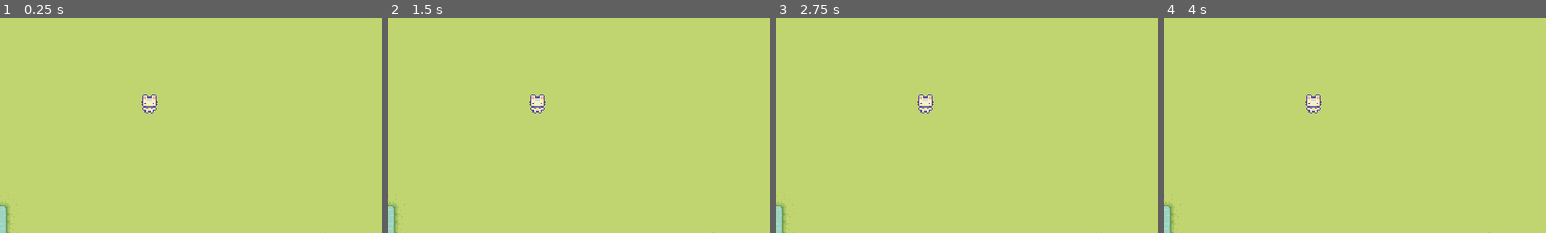
Above: before the commit, frames 1-4 (left to right).
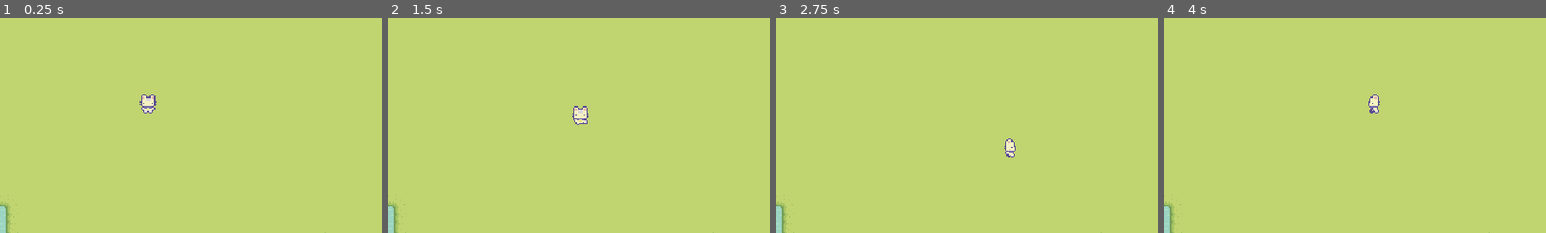
Above: after the commit, the same moments.

Repository: rtfeng101/croptails
Game: Godot game, scene res://scenes/test/test_scene_player.tscn
Same seed, same stepped clock (60 frames per second), same inputs: the game is played once before the commit and once after it. The project has no main scene, so this scene is started directly.
Inputs (mouse positions are % of the whole screen's width and height, from its top left):
- Up to frame 1 (0.25 s): no input
- Up to frame 2 (1.5 s): move the mouse to (72, 45) at 0.52 s; hold D (walk_right) 0.53-1.28 s; click (72, 45) at 0.6 s; move the mouse to (30, 55) at 1.27 s; hold S (walk_down) from 1.28 s (still down); click (30, 55) at 1.35 s
- Up to frame 3 (2.75 s): tap Enter at 2 s; move the mouse to (60, 28) at 2.02 s; release S (walk_down) at 2.03 s; hold D (walk_right) from 2.03 s (still down); click (60, 28) at 2.1 s
- Up to frame 4 (4 s): move the mouse to (45, 70) at 2.77 s; release D (walk_right) at 2.78 s; hold W (walk_up) 2.78-3.53 s; click (45, 70) at 2.85 s; move the mouse to (80, 65) at 3.52 s; hold A (walk_left) from 3.53 s (still down); click (80, 65) at 3.6 s
The pictures show only the part of the screen within x 14-64%, y 27-77%; the shares and areas given below are measured in that part.

The runs differ from the first frame. In frame 1, 0.2% of the frame differs, in the area x 36-42%, y 35-45%; in frame 2, 0.6%, in the area x 37-53%, y 35-50%; in frame 3, 0.5%; in frame 4, 0.5%.

Commit message:
added state machine and states for idle, walk, chopping, tilling, watering

Diff:
--- a/project.godot
+++ b/project.godot
@@ -54,6 +54,11 @@
 , Object(InputEventKey,"resource_local_to_scene":false,"resource_name":"","device":-1,"window_id":0,"alt_pressed":false …(186 unchanged characters)…
 ]
 }
+hit={
+"deadzone": 0.2,
+"events": [Object(InputEventMouseButton,"resource_local_to_scene":false,"resource_name":"","device":-1,"window_id":0,"alt_pressed":false,"shift_pressed":false,"ctrl_pressed":false,"meta_pressed":false,"button_mask":1,"position":Vector2(107, 23),"global_position":Vector2(116, 71),"factor":1.0,"button_index":1,"canceled":false,"pressed":true,"double_click":false,"script":null)
+]
+}
 
 [rendering]
 
--- /dev/null
+++ b/scenes/characters/player/chopping_state.gd
@@ -0,0 +1,34 @@
+extends NodeState
+
+@export var player: Player
+@export var animated_sprite_2d : AnimatedSprite2D
+
+func _on_process(_delta : float) -> void:
+	pass
+
+
+func _on_physics_process(_delta : float) -> void:
+	pass
+
+
+func _on_next_transitions() -> void:
+	# idle right after chopping
+	if animated_sprite_2d.is_playing() == false:
+		transition.emit("Idle")
+
+
+func _on_enter() -> void:
+	if player.player_direction == Vector2.UP:
+		animated_sprite_2d.play("chopping_back")
+	elif player.player_direction == Vector2.RIGHT:
+		animated_sprite_2d.play("chopping_right")
+	elif player.player_direction == Vector2.DOWN:
+		animated_sprite_2d.play("chopping_front")
+	elif player.player_direction == Vector2.LEFT:
+		animated_sprite_2d.play("chopping_left")
+	else:
+		animated_sprite_2d.play("chopping_front")
+
+
+func _on_exit() -> void:
+	animated_sprite_2d.stop()
--- /dev/null
+++ b/scenes/characters/player/idle_state.gd
@@ -0,0 +1,51 @@
+extends NodeState
+
+@export var player: Player
+@export var animated_sprite_2d: AnimatedSprite2D
+
+func _on_process(_delta : float) -> void:
+	pass
+
+
+func _on_physics_process(_delta : float) -> void:
+	# idle animation based on direction
+	if player.player_direction == Vector2.UP:
+		animated_sprite_2d.play("idle_back")
+	elif player.player_direction == Vector2.RIGHT:
+		animated_sprite_2d.play("idle_right")
+	elif player.player_direction == Vector2.DOWN:
+		animated_sprite_2d.play("idle_front")
+	elif player.player_direction == Vector2.LEFT:
+		animated_sprite_2d.play("idle_left")
+	else:
+		animated_sprite_2d.play("idle_front")
+
+# transition out of idle
+func _on_next_transitions() -> void:
+	# updates the shared input state
+	GameInputEvents.movement_input()
+
+	# to walk
+	if GameInputEvents.is_movement_input():
+		transition.emit("Walk")
+
+	# axe
+	if player.current_tool == DataTypes.Tools.AxeWood && GameInputEvents.use_tool():
+		transition.emit("Chopping")
+
+	# till
+	if player.current_tool == DataTypes.Tools.TillGround && GameInputEvents.use_tool():
+		transition.emit("Tilling")
+
+	# watering
+	if player.current_tool == DataTypes.Tools.WaterCrops && GameInputEvents.use_tool():
+		transition.emit("Watering")
+
+
+func _on_enter() -> void:
+	pass
+
+
+func _on_exit() -> void:
+	# stop idle animation (next state will handle own animations)
+	animated_sprite_2d.stop()
--- /dev/null
+++ b/scenes/characters/player/player.gd
@@ -0,0 +1,7 @@
+# requires class name for player to have more functionality than CharacterBody2D
+class_name Player
+extends CharacterBody2D
+
+@export var current_tool: DataTypes.Tools = DataTypes.Tools.None
+
+var player_direction: Vector2
--- a/scenes/characters/player/player.tscn
+++ b/scenes/characters/player/player.tscn
@@ -1,7 +1,14 @@
-[gd_scene load_steps=45 format=3 uid="uid://dmng0y6272h6c"]
-
+[gd_scene load_steps=52 format=3 uid="uid://dmng0y6272h6c"]
+
+[ext_resource type="Script" uid="uid://dss4ooq08rm3f" path="res://scenes/characters/player/player.gd" id="1_6avc5"]
 [ext_resource type="Texture2D" uid="uid://vtj5bkvy8mqy" path="res://assets/game/characters/basic_character_actions.png" id="1_t61fv"]
 [ext_resource type="Texture2D" uid="uid://o7vdorv50gkp" path="res://assets/game/characters/basic_character_spritesheet.png" id="2_686vu"]
+[ext_resource type="Script" uid="uid://ts6w1rrej2q3" path="res://scripts/state_machine/node_state_machine.gd" id="3_hss88"]
+[ext_resource type="Script" uid="uid://b8gcx3ja8sh4n" path="res://scenes/characters/player/idle_state.gd" id="4_qd3e3"]
+[ext_resource type="Script" uid="uid://dbfm1no6crbvg" path="res://scenes/characters/player/walk_state.gd" id="5_qd3e3"]
+[ext_resource type="Script" uid="uid://cgpyjtdqcemtg" path="res://scenes/characters/player/chopping_state.gd" id="7_mk55u"]
+[ext_resource type="Script" uid="uid://bsoilleh2cgnc" path="res://scenes/characters/player/tilling_state.gd" id="8_xuses"]
+[ext_resource type="Script" uid="uid://t5ormpmrmxhm" path="res://scenes/characters/player/watering_state.gd" id="9_42irl"]
 
 [sub_resource type="AtlasTexture" id="AtlasTexture_hss88"]
 atlas = ExtResource("1_t61fv")
@@ -172,7 +179,7 @@
 "duration": 1.0,
 "texture": SubResource("AtlasTexture_qd3e3")
 }],
-"loop": true,
+"loop": false,
 "name": &"chopping_back",
 "speed": 3.0
 }, {
@@ -183,7 +190,7 @@
 "duration": 1.0,
 "texture": SubResource("AtlasTexture_mk55u")
 }],
-"loop": true,
+"loop": false,
 "name": &"chopping_front",
 "speed": 3.0
 }, {
@@ -194,7 +201,7 @@
 "duration": 1.0,
 "texture": SubResource("AtlasTexture_42irl")
 }],
-"loop": true,
+"loop": false,
 "name": &"chopping_left",
 "speed": 3.0
 }, {
@@ -205,7 +212,7 @@
 "duration": 1.0,
 "texture": SubResource("AtlasTexture_djydg")
 }],
-"loop": true,
+"loop": false,
 "name": &"chopping_right",
 "speed": 3.0
 }, {
@@ -260,7 +267,7 @@
 "duration": 1.0,
 "texture": SubResource("AtlasTexture_tebod")
 }],
-"loop": true,
+"loop": false,
 "name": &"tilling_back",
 "speed": 3.0
 }, {
@@ -271,7 +278,7 @@
 "duration": 1.0,
 "texture": SubResource("AtlasTexture_3hnlq")
 }],
-"loop": true,
+"loop": false,
 "name": &"tilling_front",
 "speed": 3.0
 }, {
@@ -282,7 +289,7 @@
 "duration": 1.0,
 "texture": SubResource("AtlasTexture_u6wme")
 }],
-"loop": true,
+"loop": false,
 "name": &"tilling_left",
 "speed": 3.0
 }, {
@@ -293,7 +300,7 @@
 "duration": 1.0,
 "texture": SubResource("AtlasTexture_2v4cy")
 }],
-"loop": true,
+"loop": false,
 "name": &"tilling_right",
 "speed": 3.0
 }, {
@@ -348,7 +355,7 @@
 "duration": 1.0,
 "texture": SubResource("AtlasTexture_b4gk5")
 }],
-"loop": true,
+"loop": false,
 "name": &"watering_back",
 "speed": 3.0
 }, {
@@ -359,7 +366,7 @@
 "duration": 1.0,
 "texture": SubResource("AtlasTexture_gpigg")
 }],
-"loop": true,
+"loop": false,
 "name": &"watering_front",
 "speed": 3.0
 }, {
@@ -370,7 +377,7 @@
 "duration": 1.0,
 "texture": SubResource("AtlasTexture_10pim")
 }],
-"loop": true,
+"loop": false,
 "name": &"watering_left",
 "speed": 3.0
 }, {
@@ -381,7 +388,7 @@
 "duration": 1.0,
 "texture": SubResource("AtlasTexture_es5sa")
 }],
-"loop": true,
+"loop": false,
 "name": &"watering_right",
 "speed": 3.0
 }]
@@ -390,13 +397,44 @@
 radius = 8.0
 
 [node name="Player" type="CharacterBody2D"]
+script = ExtResource("1_6avc5")
+current_tool = 1
 
 [node name="AnimatedSprite2D" type="AnimatedSprite2D" parent="."]
 position = Vector2(0, -8)
 sprite_frames = SubResource("SpriteFrames_kxlma")
-animation = &"idle_front"
+animation = &"watering_right"
 autoplay = "idle_front"
 
 [node name="CollisionShape2D" type="CollisionShape2D" parent="."]
 position = Vector2(0, -8)
 shape = SubResource("CircleShape2D_t61fv")
+
+[node name="StateMachine" type="Node" parent="." node_paths=PackedStringArray("initial_node_state")]
+script = ExtResource("3_hss88")
+initial_node_state = NodePath("Idle")
+
+[node name="Idle" type="Node" parent="StateMachine" node_paths=PackedStringArray("player", "animated_sprite_2d")]
+script = ExtResource("4_qd3e3")
+player = NodePath("../..")
+animated_sprite_2d = NodePath("../../AnimatedSprite2D")
+
+[node name="Walk" type="Node" parent="StateMachine" node_paths=PackedStringArray("player", "animated_sprite_2d")]
+script = ExtResource("5_qd3e3")
+player = NodePath("../..")
+animated_sprite_2d = NodePath("../../AnimatedSprite2D")
+
+[node name="Chopping" type="Node" parent="StateMachine" node_paths=PackedStringArray("player", "animated_sprite_2d")]
+script = ExtResource("7_mk55u")
+player = NodePath("../..")
+animated_sprite_2d = NodePath("../../AnimatedSprite2D")
+
+[node name="Tilling" type="Node" parent="StateMachine" node_paths=PackedStringArray("player", "animated_sprite_2d")]
+script = ExtResource("8_xuses")
+player = NodePath("../..")
+animated_sprite_2d = NodePath("../../AnimatedSprite2D")
+
+[node name="Watering" type="Node" parent="StateMachine" node_paths=PackedStringArray("player", "animated_sprite_2d")]
+script = ExtResource("9_42irl")
+player = NodePath("../..")
+animated_sprite_2d = NodePath("../../AnimatedSprite2D")
--- /dev/null
+++ b/scenes/characters/player/tilling_state.gd
@@ -0,0 +1,34 @@
+extends NodeState
+
+@export var player: Player
+@export var animated_sprite_2d : AnimatedSprite2D
+
+func _on_process(_delta : float) -> void:
+	pass
+
+
+func _on_physics_process(_delta : float) -> void:
+	pass
+
+
+func _on_next_transitions() -> void:
+	# idle right after chopping
+	if animated_sprite_2d.is_playing() == false:
+		transition.emit("Idle")
+
+
+func _on_enter() -> void:
+	if player.player_direction == Vector2.UP:
+		animated_sprite_2d.play("tilling_back")
+	elif player.player_direction == Vector2.RIGHT:
+		animated_sprite_2d.play("tilling_right")
+	elif player.player_direction == Vector2.DOWN:
+		animated_sprite_2d.play("tilling_front")
+	elif player.player_direction == Vector2.LEFT:
+		animated_sprite_2d.play("tilling_left")
+	else:
+		animated_sprite_2d.play("tilling_front")
+
+
+func _on_exit() -> void:
+	animated_sprite_2d.stop()
--- /dev/null
+++ b/scenes/characters/player/walk_state.gd
@@ -0,0 +1,44 @@
+extends NodeState
+
+# use Player class for dynamic directions
+@export var player: Player
+@export var animated_sprite_2d: AnimatedSprite2D
+@export var speed: int = 50
+
+
+func _on_process(_delta : float) -> void:
+	pass
+
+
+func _on_physics_process(_delta : float) -> void:
+	var direction: Vector2 = GameInputEvents.movement_input()
+
+	if direction == Vector2.UP:
+		animated_sprite_2d.play("walk_back")
+	elif direction == Vector2.RIGHT:
+		animated_sprite_2d.play("walk_right")
+	elif direction == Vector2.DOWN:
+		animated_sprite_2d.play("walk_front")
+	elif direction == Vector2.LEFT:
+		animated_sprite_2d.play("walk_left")
+
+	if direction != Vector2.ZERO:
+		player.player_direction = direction
+
+	# move player based on input
+	player.velocity = direction * speed
+	# moves player based on velocity, has collision effects
+	player.move_and_slide()
+
+# transition out of walk
+func _on_next_transitions() -> void:
+	# to idle
+	if GameInputEvents.is_movement_input() == false:
+		transition.emit("Idle")
+
+func _on_enter() -> void:
+	pass
+
+
+func _on_exit() -> void:
+	animated_sprite_2d.stop()
--- /dev/null
+++ b/scenes/characters/player/watering_state.gd
@@ -0,0 +1,34 @@
+extends NodeState
+
+@export var player: Player
+@export var animated_sprite_2d : AnimatedSprite2D
+
+func _on_process(_delta : float) -> void:
+	pass
+
+
+func _on_physics_process(_delta : float) -> void:
+	pass
+
+
+func _on_next_transitions() -> void:
+	# idle right after chopping
+	if animated_sprite_2d.is_playing() == false:
+		transition.emit("Idle")
+
+
+func _on_enter() -> void:
+	if player.player_direction == Vector2.UP:
+		animated_sprite_2d.play("watering_back")
+	elif player.player_direction == Vector2.RIGHT:
+		animated_sprite_2d.play("watering_right")
+	elif player.player_direction == Vector2.DOWN:
+		animated_sprite_2d.play("watering_front")
+	elif player.player_direction == Vector2.LEFT:
+		animated_sprite_2d.play("watering_left")
+	else:
+		animated_sprite_2d.play("watering_front")
+
+
+func _on_exit() -> void:
+	animated_sprite_2d.stop()
--- a/scenes/test/test_scene_player.tscn
+++ b/scenes/test/test_scene_player.tscn
@@ -16,4 +16,5 @@
 tile_set = ExtResource("1_mhild")
 
 [node name="Player" parent="." instance=ExtResource("2_q17pk")]
-position = Vector2(218, 176)
+position = Vector2(217, 176)
+current_tool = 2
--- /dev/null
+++ b/scripts/game_input_event.gd
@@ -0,0 +1,31 @@
+class_name GameInputEvents
+
+static var direction: Vector2
+
+# return: Vector2 of input direction
+static func movement_input() -> Vector2:
+	# walking inputs
+	if Input.is_action_pressed("walk_left"):
+		direction = Vector2.LEFT
+	elif Input.is_action_pressed("walk_right"):
+		direction = Vector2.RIGHT
+	elif Input.is_action_pressed("walk_up"):
+		direction = Vector2.UP
+	elif Input.is_action_pressed("walk_down"):
+		direction = Vector2.DOWN
+	else:
+		direction = Vector2.ZERO
+
+	return direction
+
+# return: bool if movement input
+static func is_movement_input() -> bool:
+	if direction == Vector2.ZERO:
+		return false
+	else:
+		return true
+
+# return: bool if hit/left click
+static func use_tool() -> bool:
+	var use_tool_value: bool = Input.is_action_just_pressed("hit")
+	return use_tool_value
--- /dev/null
+++ b/scripts/globals/data_types.gd
@@ -0,0 +1,10 @@
+class_name DataTypes
+
+enum Tools {
+	None,
+	AxeWood,
+	TillGround,
+	WaterCrops,
+	PlantCorn,
+	PlantTomato
+}
--- /dev/null
+++ b/scripts/state_machine/node_state.gd
@@ -0,0 +1,25 @@
+class_name NodeState
+extends Node
+
+@warning_ignore("unused_signal")
+signal transition
+
+
+func _on_process(_delta : float) -> void:
+	pass
+
+
+func _on_physics_process(_delta : float) -> void:
+	pass
+
+
+func _on_next_transitions() -> void:
+	pass
+
+
+func _on_enter() -> void:
+	pass
+
+
+func _on_exit() -> void:
+	pass
--- /dev/null
+++ b/scripts/state_machine/node_state_machine.gd
@@ -0,0 +1,56 @@
+class_name NodeStateMachine
+extends Node
+
+@export var initial_node_state : NodeState
+
+var node_states : Dictionary = {}
+var current_node_state : NodeState
+var current_node_state_name : String
+var parent_node_name: String
+
+
+func _ready() -> void:
+	parent_node_name = get_parent().name
+
+	for child in get_children():
+		if child is NodeState:
+			node_states[child.name.to_lower()] = child
+			child.transition.connect(transition_to)
+
+	if initial_node_state:
+		initial_node_state._on_enter()
+		current_node_state = initial_node_state
+		current_node_state_name = current_node_state.name.to_lower()
+
+
+func _process(delta : float) -> void:
+	if current_node_state:
+		current_node_state._on_process(delta)
+
+
+func _physics_process(delta: float) -> void:
+	if current_node_state:
+		current_node_state._on_physics_process(delta)
+		current_node_state._on_next_transitions()
+
+		print(parent_node_name, " Current State: ", current_node_state_name)
+
+
+func transition_to(node_state_name : String) -> void:
+	if node_state_name == current_node_state.name.to_lower():
+		return
+
+	var new_node_state = node_states.get(node_state_name.to_lower())
+
+	if !new_node_state:
+		return
+
+	if current_node_state:
+		current_node_state._on_exit()
+
+	new_node_state._on_enter()
+
+	current_node_state = new_node_state
+	current_node_state_name = current_node_state.name.to_lower()
+
+	print("Current State: ", current_node_state_name)
Not shown, added: scenes/characters/player/chopping_state.gd.uid
Not shown, added: scenes/characters/player/idle_state.gd.uid
Not shown, added: scenes/characters/player/player.gd.uid
Not shown, added: scenes/characters/player/tilling_state.gd.uid
Not shown, added: scenes/characters/player/walk_state.gd.uid
Not shown, added: scenes/characters/player/watering_state.gd.uid
Not shown, added: scripts/game_input_event.gd.uid
Not shown, added: scripts/globals/data_types.gd.uid
Not shown, added: scripts/state_machine/node_state.gd.uid
Not shown, added: scripts/state_machine/node_state_machine.gd.uid
